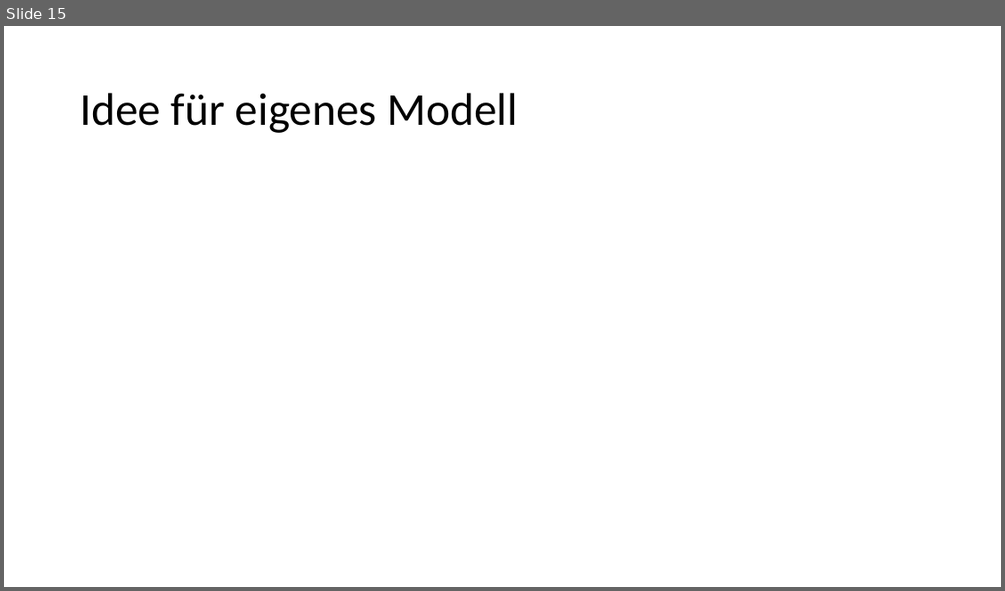
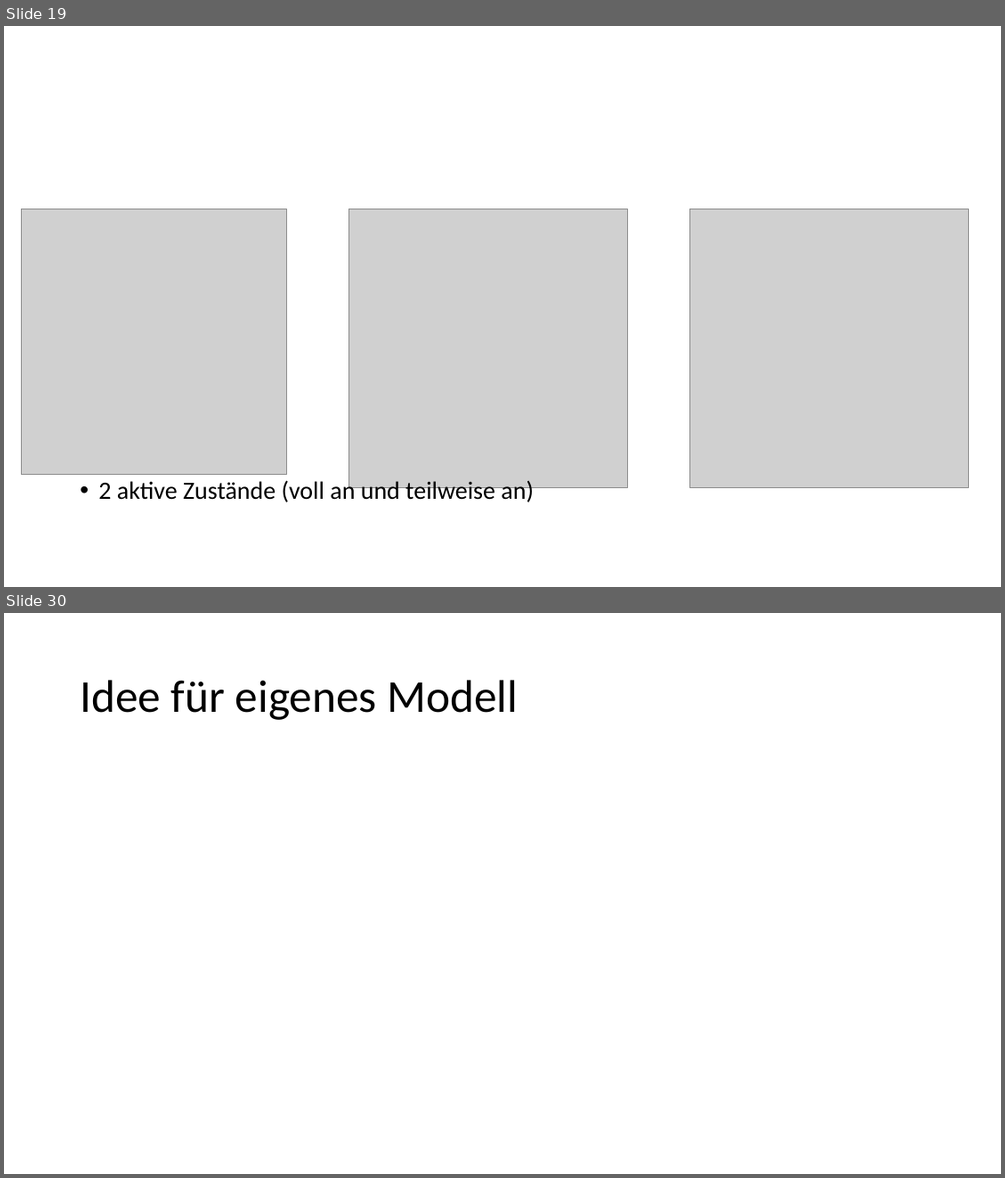
Before and after one commit to jnicklau/APS, a slide deck: kompressordaten/DATEN Fondium Überblick.pptx. Shown one above the other, each under a label of ours: slide 15 before the commit, slides 19 and 30 after it; the slides between them are not shown. The pictures are 1005x591 and 1005x1178 pixels, drawn with LibreOffice and Linux fonts; fonts in the diff are those of the drawing; grey boxes stand for pictures. Boxes give left, top, right and bottom in pixels: in the first picture for what was removed or moved away, otherwise in the second. Text is boxed around its words. In the diff, an @@ line names an element or a change of style, - is before the commit and + after.

```diff
--- a/kompressordaten/DATEN Fondium Überblick.pptx
+++ b/kompressordaten/DATEN Fondium Überblick.pptx
@@ slide 19 added at (4, 26, 1001, 587), background #FFFFFF @@
@@ picture added at (21, 209, 286, 474) @@
@@ picture added at (348, 209, 627, 487) @@
@@ picture added at (689, 209, 968, 487) @@
@@ text added at (98, 478, 534, 505), 24 pt, text #000000 @@
+• 2 aktive Zustände (voll an und teilweise an)
@@ what was slide 15 is now slide 30 @@
```
Also in this commit, not shown: 14 other slides added, 14 other files.
